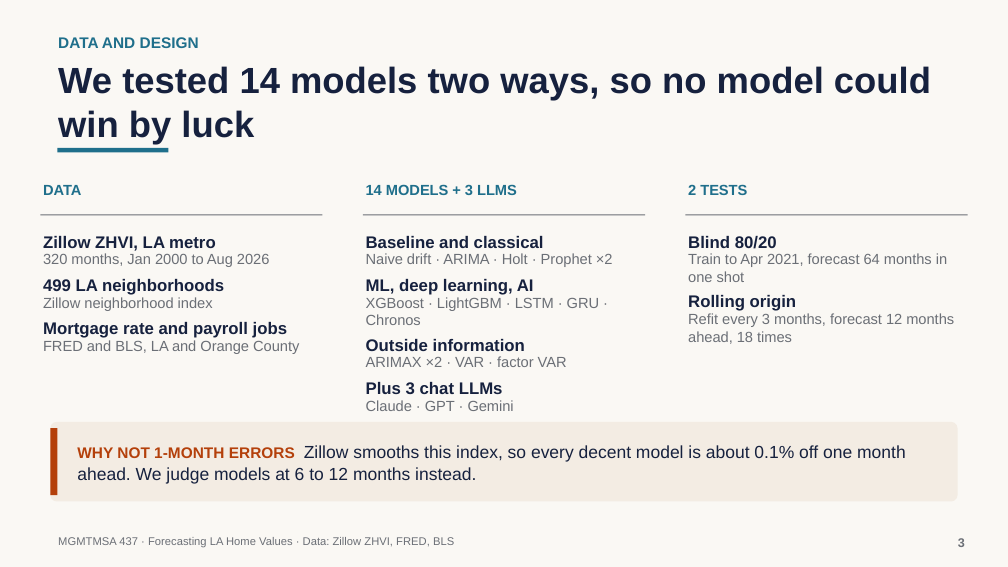
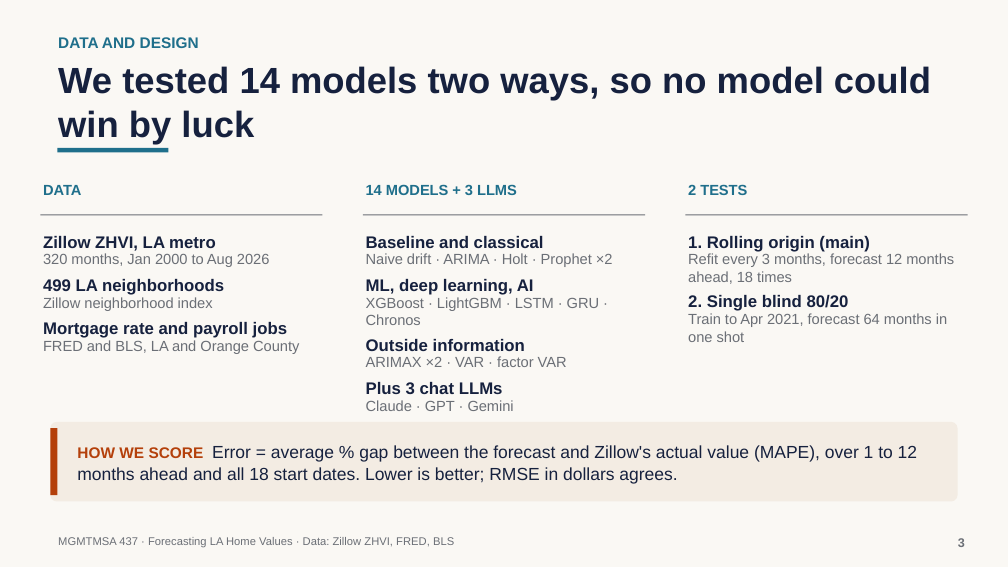
Before and after one commit to neiltd/la-housing-forecast, a slide deck: slide 3 of slides/LA_home_values_slides.pptx. Drawn at 1008x567 pixels with LibreOffice and Linux fonts; fonts in the diff are those of the drawing. Boxes give left, top, right and bottom in pixels: in the first picture for what was removed or moved away, otherwise in the second. Text is boxed around its words. In the diff, an @@ line names an element or a change of style, - is before the commit and + after.

```diff
--- a/slides/LA_home_values_slides.pptx
+++ b/slides/LA_home_values_slides.pptx
@@ text at (688, 236, 869, 252): text changed @@
-Blind 80/20
+1. Rolling origin (main)
@@ text "Refit every 3 months, forecast ...": place and size @@
-text "Refit every 3 months, forecast ..." at (688, 313, 954, 344)
+text "Refit every 3 months, forecast ..." at (688, 253, 954, 284)
@@ text at (688, 295, 849, 311): text changed @@
-Rolling origin
+2. Single blind 80/20
@@ text "Train to Apr 2021, forecast ...": place and size @@
-text "Train to Apr 2021, forecast ..." at (688, 253, 947, 282)
+text "Train to Apr 2021, forecast ..." at (688, 313, 947, 342)
@@ text at (77, 445, 917, 484): text changed @@
-WHY NOT 1-MONTH ERRORS Zillow smooths this index, so every decent model is about 0.1% off one month ahead. We judge models at 6 to 12 months instead.
+HOW WE SCORE Error = average % gap between the forecast and Zillow's actual value (MAPE), over 1 to 12 months ahead and all 18 start dates. Lower is better; RMSE in dollars agrees.
```
Also in this commit, not shown: 6 other slides changed, 3 other files.
